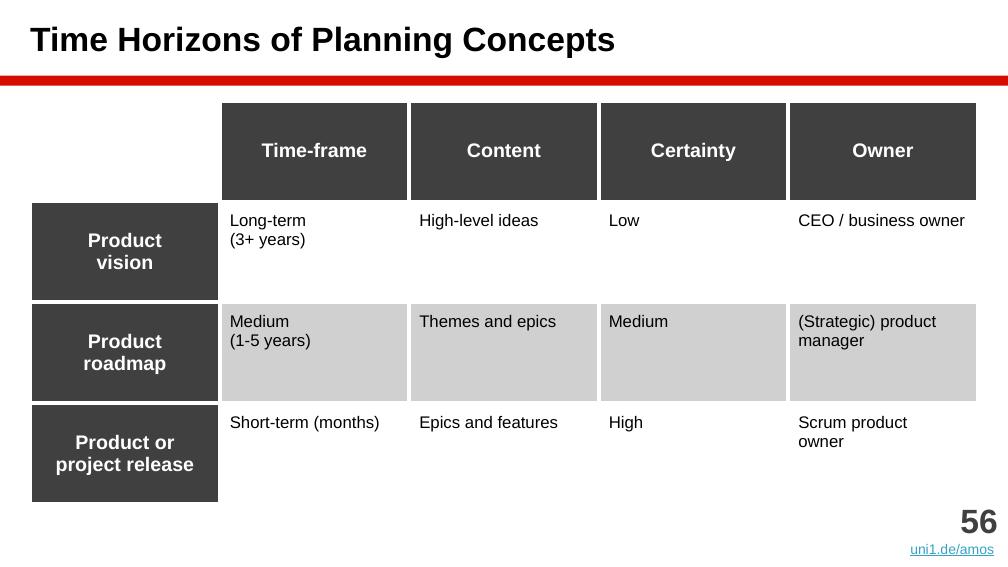
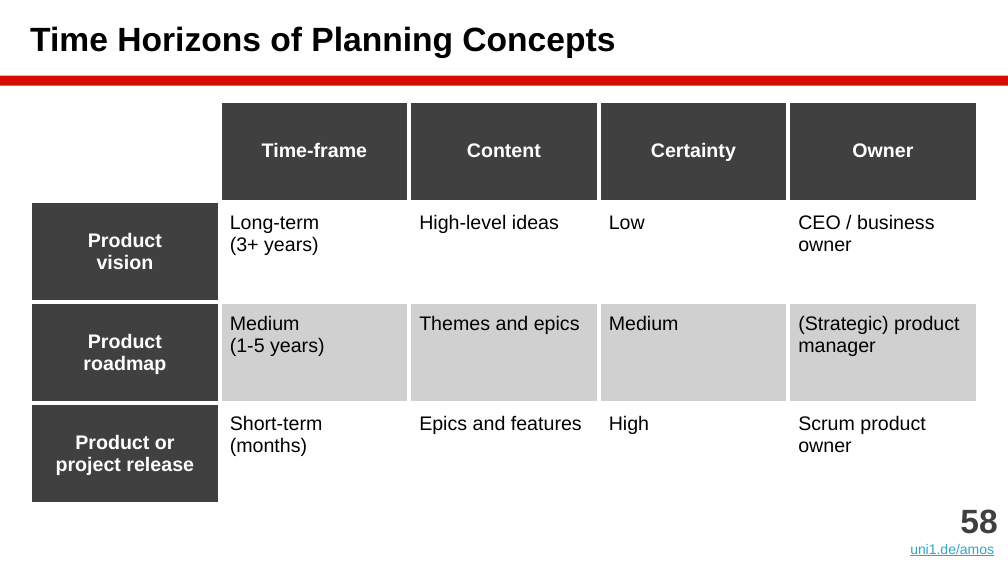
Before and after one commit to dirkriehle/amos-course, a slide deck: slide 58 of Lecture slides/AMOS B04 - Agile Planning.pptx (slide 56 before the commit). Drawn at 1008x567 pixels with LibreOffice and Linux fonts; fonts in the diff are those of the drawing. Boxes give left, top, right and bottom in pixels: in the first picture for what was removed or moved away, otherwise in the second. Text is boxed around its words. In the diff, an @@ line names an element or a change of style, - is before the commit and + after.

```diff
--- a/Lecture slides/AMOS B04 - Agile Planning.pptx
+++ b/Lecture slides/AMOS B04 - Agile Planning.pptx
@@ table at (30,101,978,479) @@
@@ size 12 to 14 pt in "Long-term (3+ years)", "High-level ideas", "Low", "CEO / business owner" and 8 more places @@
@@ text at (960,509,997,534): text changed @@
-56
+58
```
Also in this commit, not shown: 3 other slides changed, 2 slides added, 12 other files.
